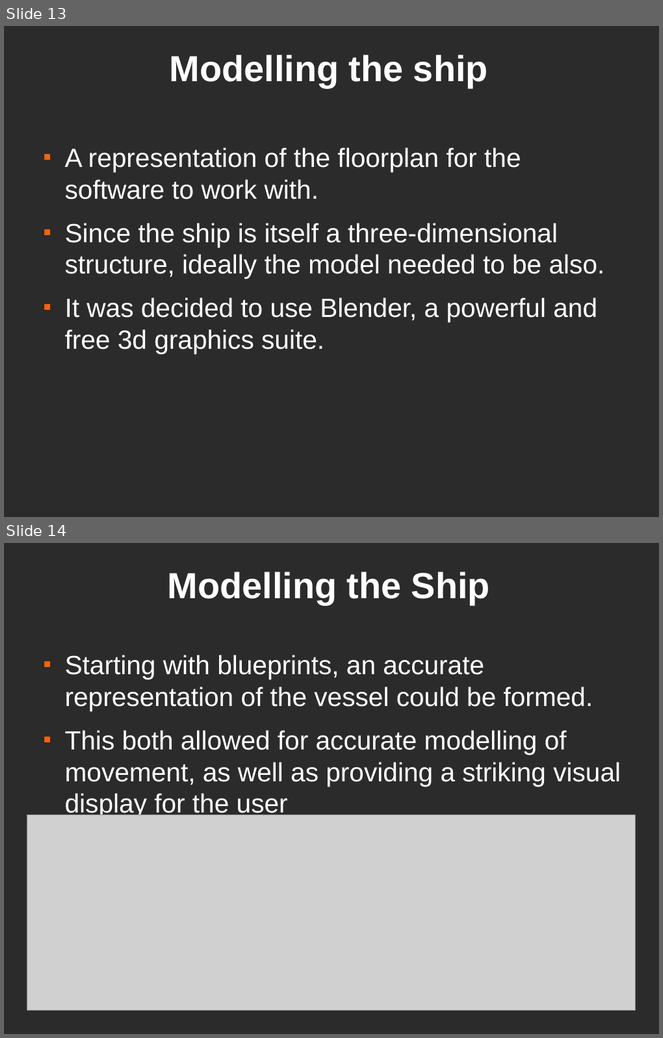
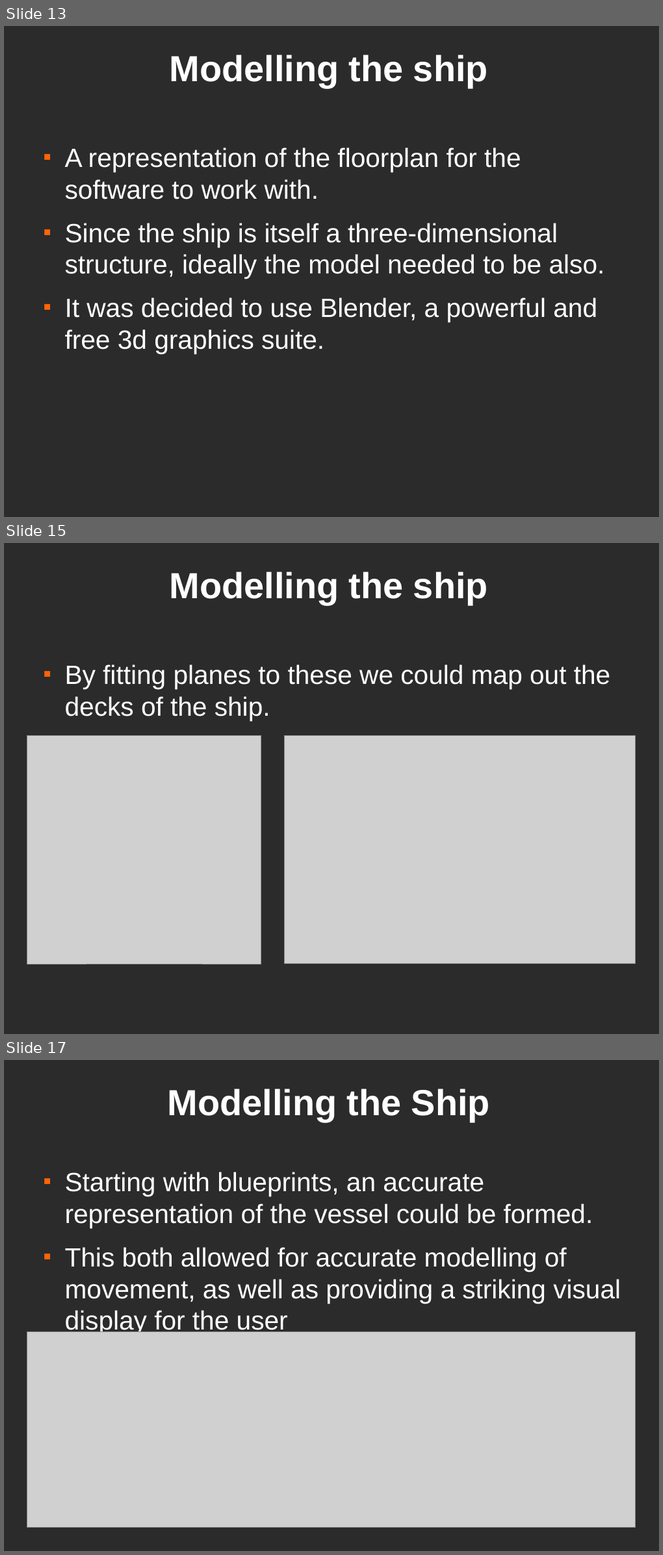
Before and after one commit to dantomosoiu/teamproject, a slide deck: Presentation/TeamProjectPresentation.odp. Shown one above the other, each under a label of ours: slides 13 and 14 before the commit, slides 13, 15 and 17 after it; the slides between them are not shown. The pictures are 663x1038 and 663x1555 pixels, drawn with LibreOffice and Linux fonts; fonts in the diff are those of the drawing; grey boxes stand for pictures; background and template pictures are left out; a plain dark background stands for a picture behind light text. Boxes give left, top, right and bottom in pixels: in the first picture for what was removed or moved away, otherwise in the second. Text is boxed around its words. In the diff, an @@ line names an element or a change of style, - is before the commit and + after.

```diff
--- a/Presentation/TeamProjectPresentation.odp
+++ b/Presentation/TeamProjectPresentation.odp
@@ slide 15 added at (4, 543, 659, 1034), background picture (left out) @@
@@ title added at (170, 572, 488, 605), 44 pt, text #FFFFFF, bold @@
+Modelling the ship
@@ text added at (65, 665, 610, 721), 32 pt, text #FFFFFF @@
+■ By fitting planes to these we could map out the decks of the ship.
@@ picture added at (27, 735, 261, 964) @@
@@ picture added at (285, 736, 636, 964) @@
@@ what was slide 14 is now slide 17 @@
```
Also in this commit, not shown: 5 slides changed, 11 other slides added, 1 slide removed.
